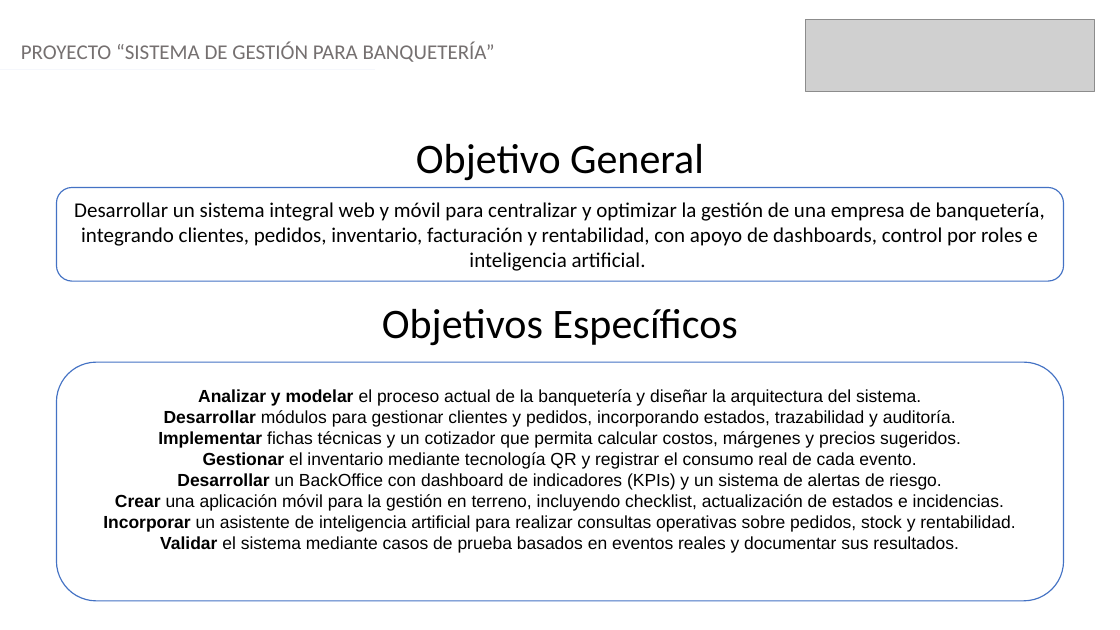
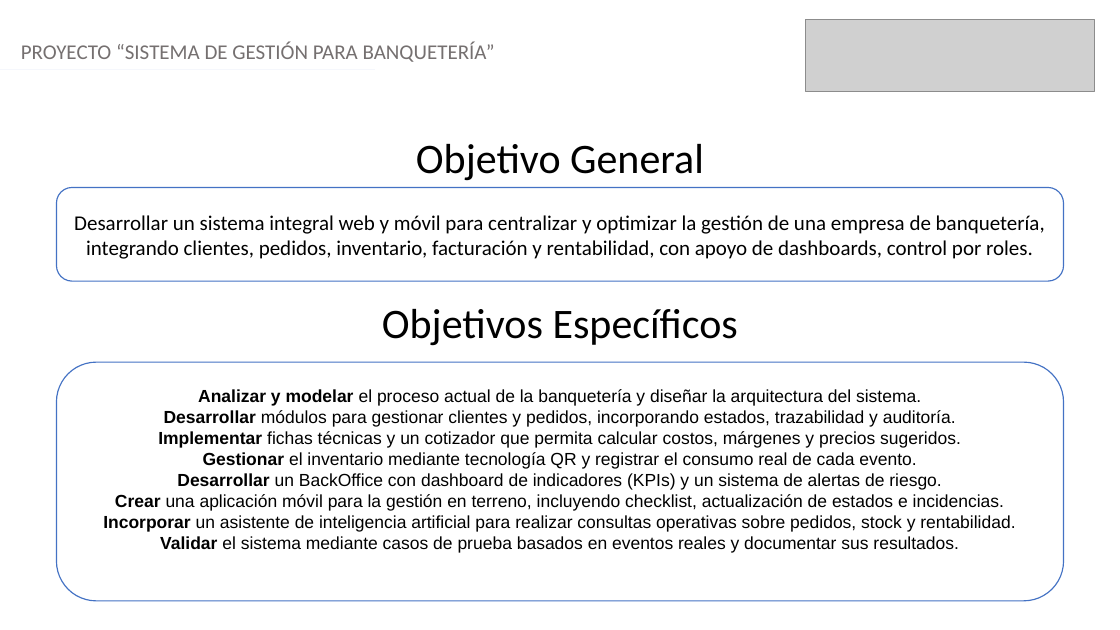
Before and after one commit to madeteph2/CAPSTONE, a slide deck: slide 4 of Fase 1/Evidencias Grupales/Presentación Proyecto.pptx. Drawn at 1120x630 pixels with LibreOffice and Linux fonts; fonts in the diff are those of the drawing; grey boxes stand for pictures; background and template pictures are left out. Boxes give left, top, right and bottom in pixels: in the first picture for what was removed or moved away, otherwise in the second. Text is boxed around its words. In the diff, an @@ line names an element or a change of style, - is before the commit and + after.

```diff
--- a/Fase 1/Evidencias Grupales/Presentación Proyecto.pptx
+++ b/Fase 1/Evidencias Grupales/Presentación Proyecto.pptx
@@ text in rounded rectangle at [74,215,1045,259]: text changed @@
-Desarrollar un sistema integral web y móvil para centralizar y optimizar la gestión de una empresa de banquetería, integrando clientes, pedidos, inventario, facturación y rentabilidad, con apoyo de dashboards, control por roles e inteligencia artificial.
+Desarrollar un sistema integral web y móvil para centralizar y optimizar la gestión de una empresa de banquetería, integrando clientes, pedidos, inventario, facturación y rentabilidad, con apoyo de dashboards, control por roles.
```
Also in this commit, not shown: 4 other slides changed, 1 slide added, 1 slide removed, 8 other files.
